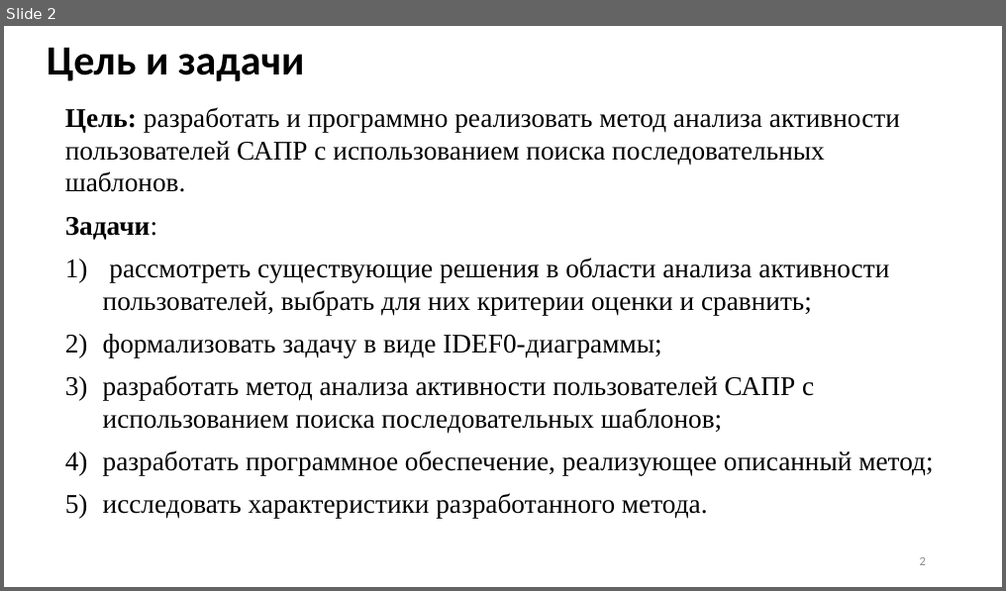
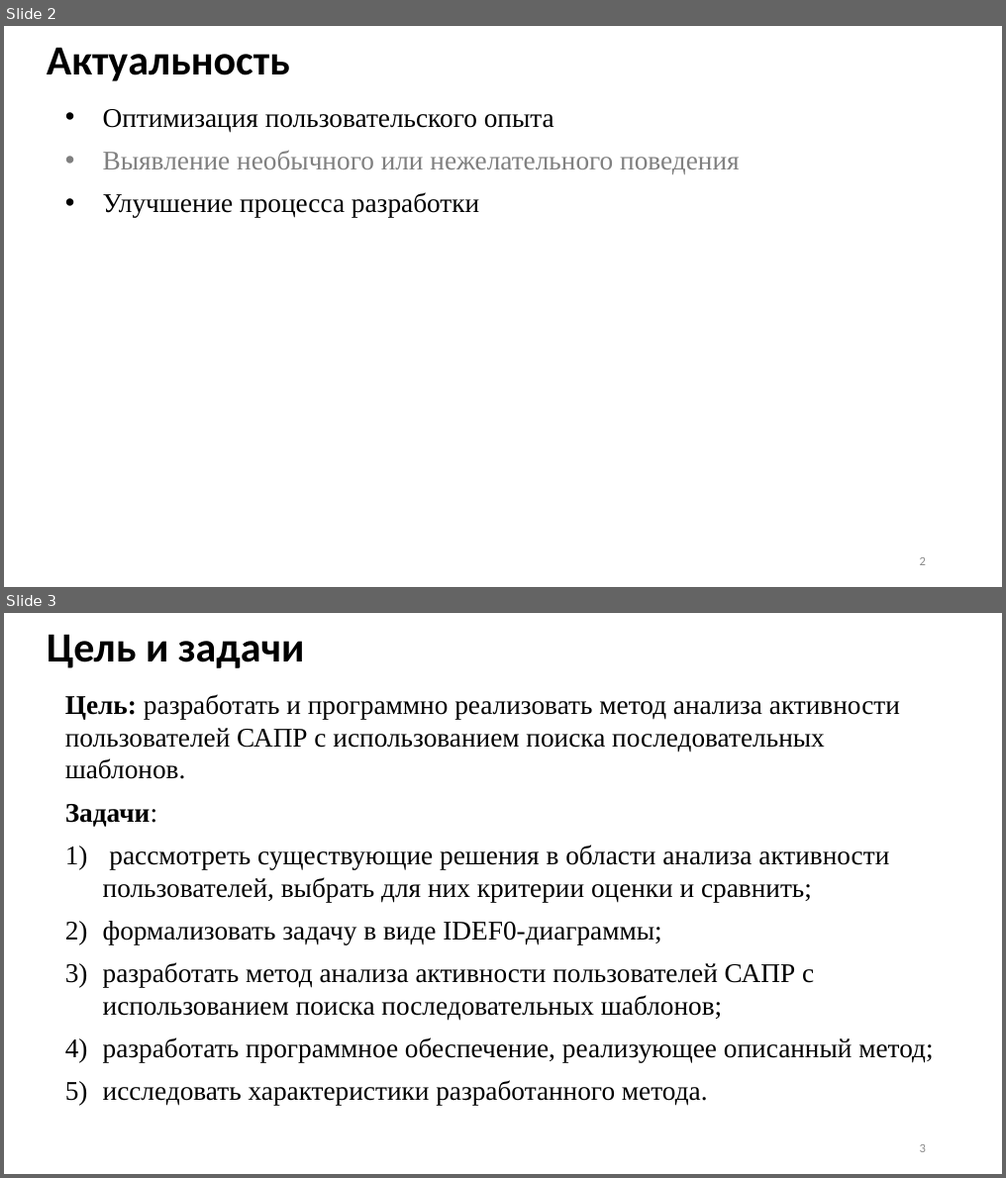
Before and after one commit to Inlucker/8semestr, a slide deck: ВКР/Презентация/ПронинАС_ВКР_презентация.pptx. Shown one above the other, each under a label of ours: slide 2 before the commit, slides 2 and 3 after it. The pictures are 1006x591 and 1006x1178 pixels, drawn with LibreOffice and Linux fonts; fonts in the diff are those of the drawing. Boxes give left, top, right and bottom in pixels: in the first picture for what was removed or moved away, otherwise in the second. Text is boxed around its words. In the diff, an @@ line names an element or a change of style, - is before the commit and + after.

```diff
--- a/ВКР/Презентация/ПронинАС_ВКР_презентация.pptx
+++ b/ВКР/Презентация/ПронинАС_ВКР_презентация.pptx
@@ slide 2 added at [4, 26, 1002, 587], background #FFFFFF @@
@@ title added at [47, 47, 290, 81], 40 pt, text #000000, bold @@
+Актуальность
@@ text added at [103, 109, 740, 218], 26 pt, text #000000 @@
+• Оптимизация пользовательского опыта
+• Выявление необычного или нежелательного поведения
+• Улучшение процесса разработки
@@ page number added at [920, 558, 926, 566], 12 pt, text #8C8C8C @@
+2
@@ what was slide 2 is now slide 3 @@
```
Also in this commit, not shown: 5 slides changed, 6 other slides added, 3 slides removed, 14 other files.
